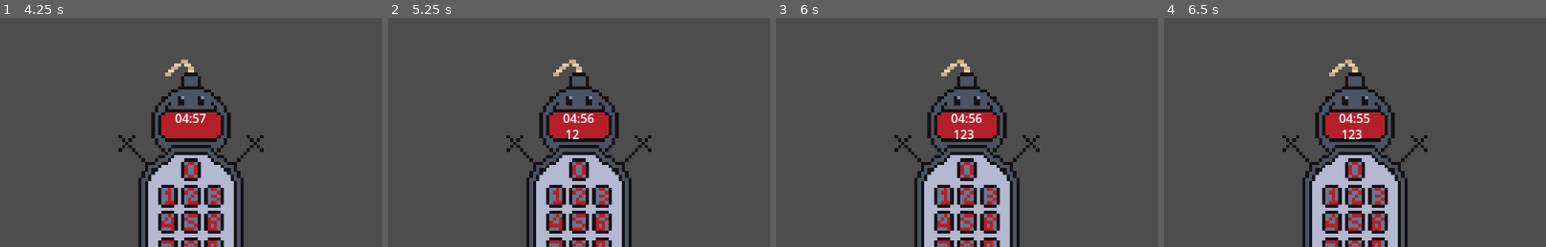
Above: before the commit, frames 1-4 (left to right).
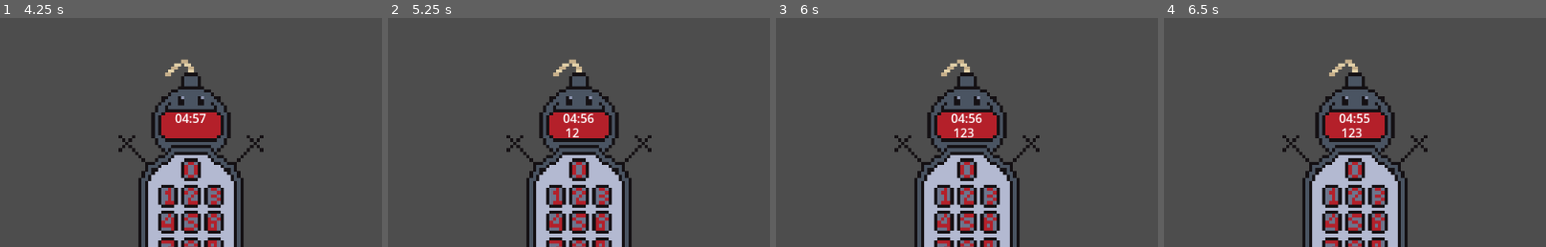
Above: after the commit, the same moments.

Repository: TheMillsheistyoftheEast/T-Minus
Game: Godot game, scene res://scenes/menu.tscn
Same seed, same stepped clock (60 frames per second), same inputs: the game is played once before the commit and once after it.
Inputs (mouse positions are % of the whole screen's width and height, from its top left):
- Up to frame 1 (4.25 s): click "start" at 0.5 s; click "Press Here to Continue!" at 1.25 s; click "take me to bomb game" at 2 s; click (52, 71) at 2.75 s; click (52, 71) at 3.5 s
- Up to frame 2 (5.25 s): click (48, 54) at 4.25 s; click (50, 54) at 5 s
- Up to frame 3 (6 s): click (53, 54) at 5.75 s
- Up to frame 4 (6.5 s): no input
The pictures show only the part of the screen within x 26-76%, y 15-65%; the shares and areas given below are measured in that part.

Frame 1 is identical in both runs. In frame 2, less than 0.1% of the frame differs, in the area x 46-50%, y 47-53%; in frame 3, 0.2%, in the area x 46-52%, y 47-53%; in frame 4, 0.2%.

Commit message:
Update keypad.tscn

Diff:
--- a/scenes/keypad.tscn
+++ b/scenes/keypad.tscn
@@ -275,9 +275,9 @@
 
 [node name="password field" type="Label" parent="."]
 offset_left = 135.0
-offset_top = 96.0
+offset_top = 94.0
 offset_right = 223.0
-offset_bottom = 119.0
+offset_bottom = 117.0
 text = "PASSWORD"
 
 [connection signal="pressed" from="keys/key manager/key 1" to="." method="_on_key_1_pressed"]
